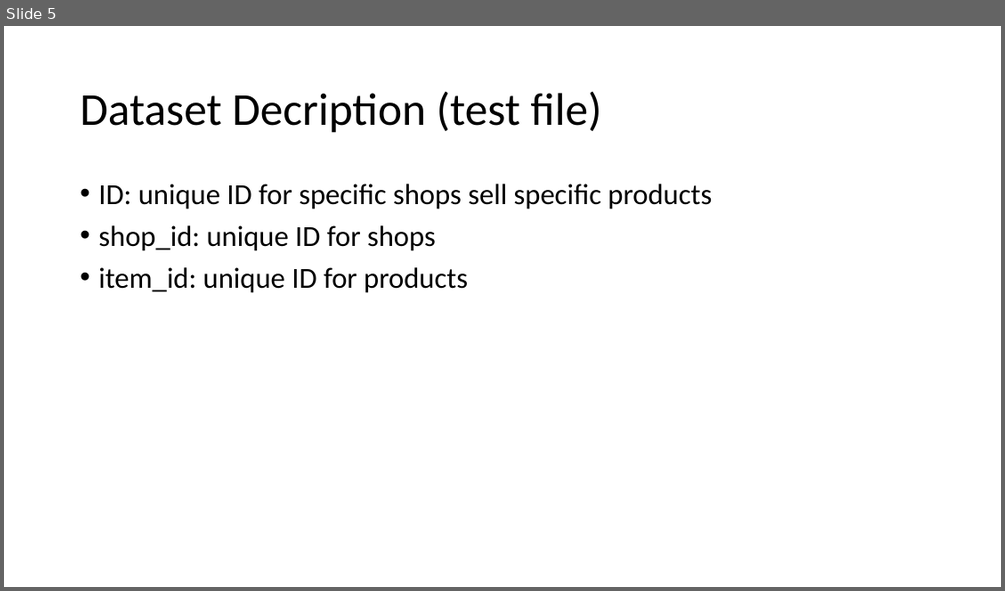
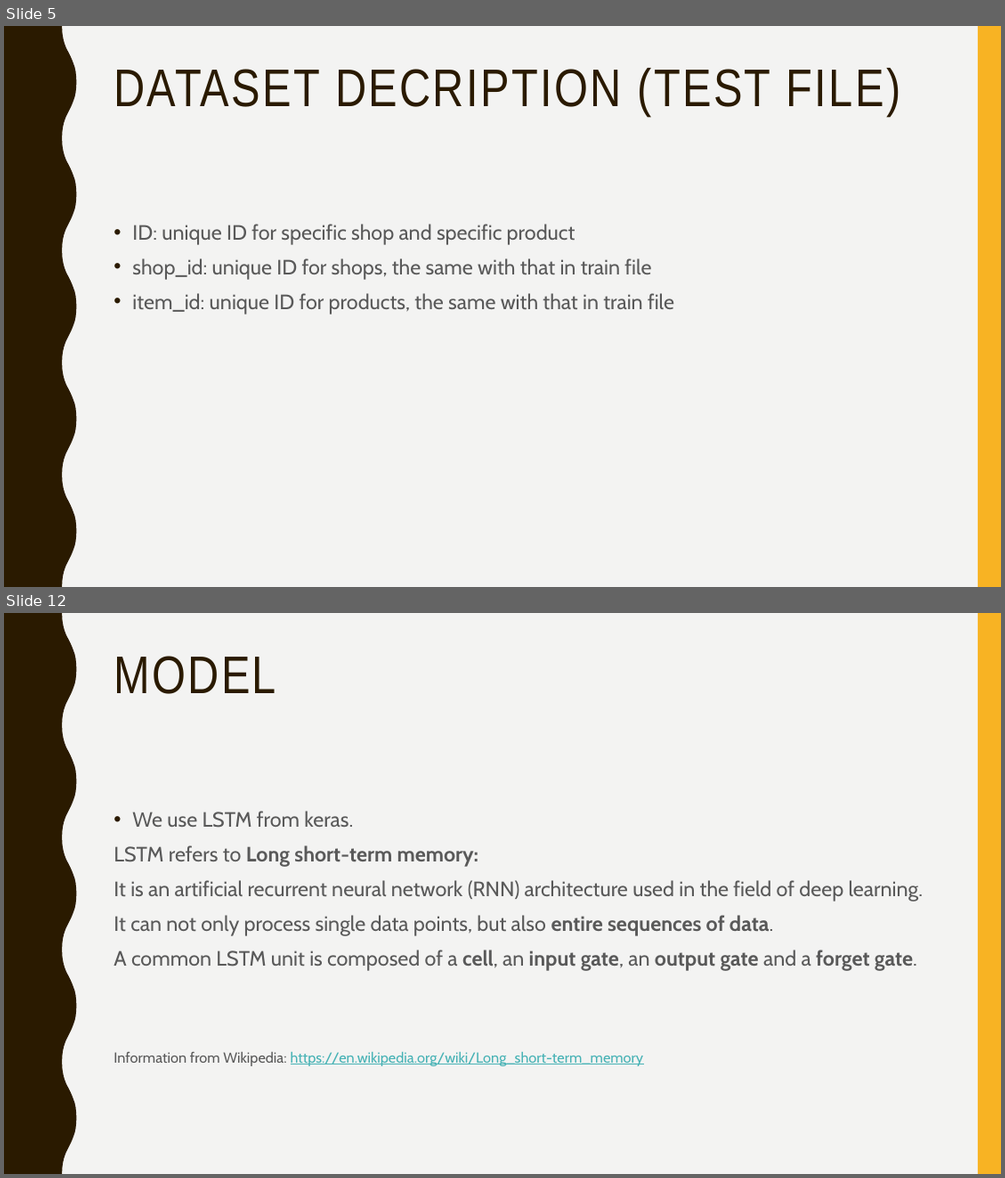
Before and after one commit to zex0023/Sale_Prediction, a slide deck: final_presentation.pptx. Shown one above the other, each under a label of ours: slide 5 before the commit, slides 5 and 12 after it; the slides between them are not shown. The pictures are 1005x591 and 1005x1178 pixels, drawn with LibreOffice and Linux fonts; fonts in the diff are those of the drawing. Boxes give left, top, right and bottom in pixels: in the first picture for what was removed or moved away, otherwise in the second. Text is boxed around its words. In the diff, an @@ line names an element or a change of style, - is before the commit and + after.

```diff
--- a/final_presentation.pptx
+++ b/final_presentation.pptx
@@ slide 12 added at (x1=4, y1=613, x2=1001, y2=1174), background #F3F3F2; not listed: 2 template elements that a slide beside it also shows @@
@@ title added at (x1=113, y1=656, x2=276, y2=694), 51 pt, text #2A1A00 @@
+MODEL
@@ text added at (x1=113, y1=811, x2=922, y2=1066), 20 pt, text #595959 @@
+• We use LSTM from keras.
+LSTM refers to Long short-term memory:
+It is an artificial recurrent neural network (RNN) architecture used in the field of deep learning.
+It can not only process single data points, but also entire sequences of data.
+A common LSTM unit is composed of a cell, an input gate, an output gate and a forget gate.
+Information from Wikipedia: https://en.wikipedia.org/wiki/Long_short-term_memory
@@ slide 5 changed as well @@
@@ background #FFFFFF to #F3F3F2 @@
@@ freeform shape added at (x1=4, y1=26, x2=77, y2=587), fill #2A1A00 @@
@@ rectangle added at (x1=978, y1=26, x2=1001, y2=587), fill #F8B323 @@
@@ title "DATASET DECRIPTION (TEST FILE)" at (x1=113, y1=68, x2=900, y2=116): vertical alignment middle to top @@
@@ title at (x1=113, y1=68, x2=900, y2=116): text changed; size 44 to 51 pt; font Calibri to Arial Narrow; text colour #000000 to #2A1A00 @@
-Dataset Decription (test file)
+DATASET DECRIPTION (TEST FILE)
@@ text at (x1=132, y1=224, x2=674, y2=314): text changed; size 28 to 20 pt; font Calibri to Cabin; text colour #000000 to #595959 @@
-• ID: unique ID for specific shops sell specific products
-• shop_id: unique ID for shops
-• item_id: unique ID for products
+• ID: unique ID for specific shop and specific product
+• shop_id: unique ID for shops, the same with that in train file
+• item_id: unique ID for products, the same with that in train file
```
Also in this commit, not shown: 5 other slides changed, 8 other slides added, 5 slides removed, 3 other files.
